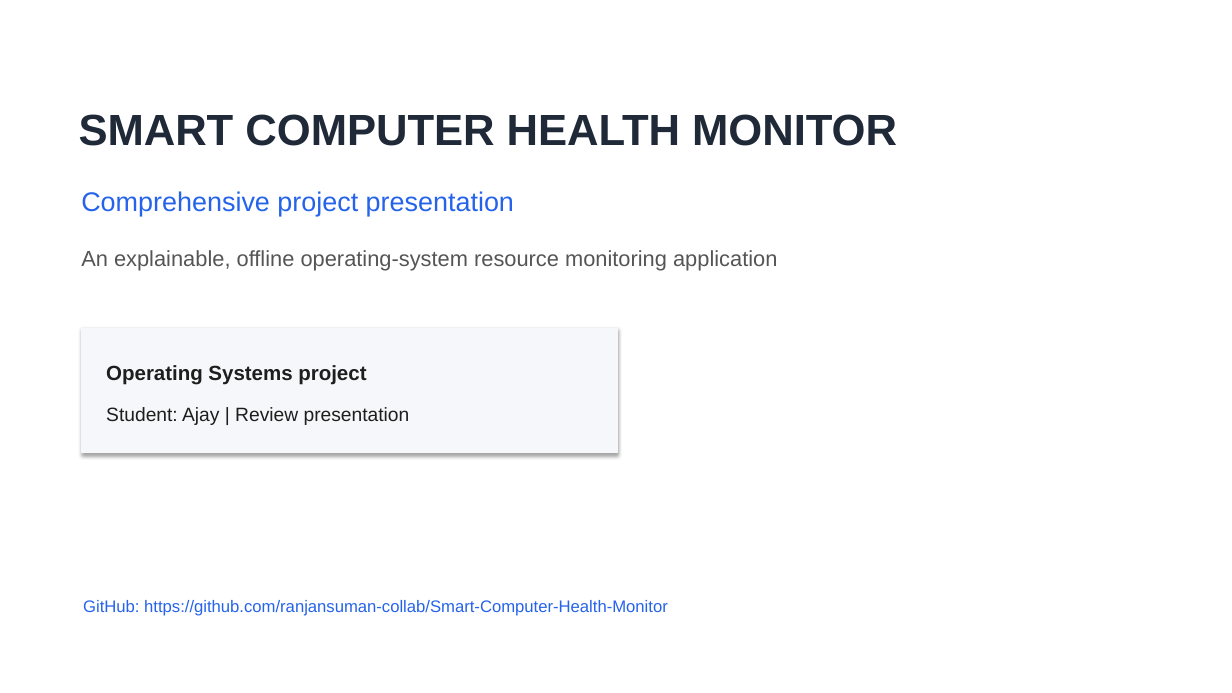
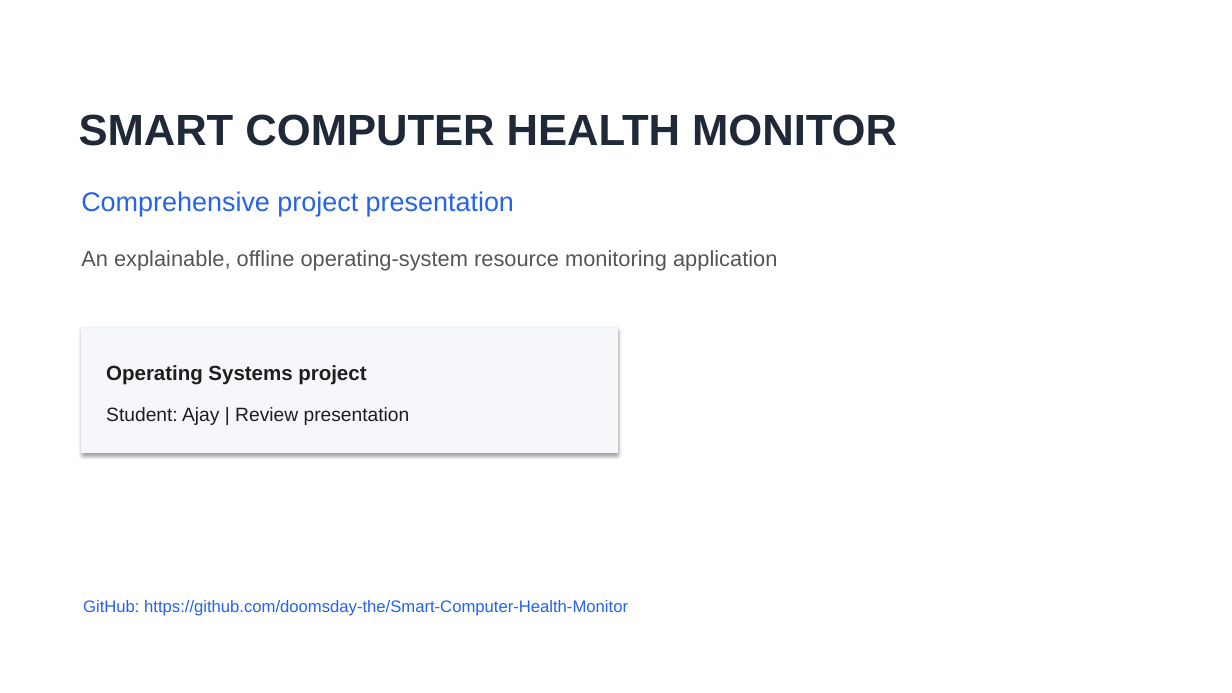
Before and after one commit to doomsday-the/Smart-Computer-Health-Monitor, a slide deck: slide 1 of Smart_Computer_Health_Monitor.pptx. Drawn at 1232x693 pixels with LibreOffice and Linux fonts; fonts in the diff are those of the drawing. Boxes give left, top, right and bottom in pixels: in the first picture for what was removed or moved away, otherwise in the second. Text is boxed around its words. In the diff, an @@ line names an element or a change of style, - is before the commit and + after.

```diff
--- a/Smart_Computer_Health_Monitor.pptx
+++ b/Smart_Computer_Health_Monitor.pptx
@@ text at (83, 600, 628, 616): text changed @@
-GitHub: https://github.com/ranjansuman-collab/Smart-Computer-Health-Monitor
+GitHub: https://github.com/doomsday-the/Smart-Computer-Health-Monitor
```
Also in this commit, not shown: 1 other slide changed.
